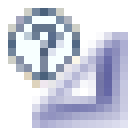
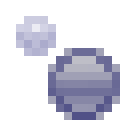
Layer changes from the first w=128, h=128 image to the second:
added layer "has context copy" (72%) above "context dark copy" over [16, 16, 56, 56]
added layer "context dark copy" above "task inactive" over [48, 48, 120, 120]
hid "mylar view" over [32, 32, 128, 128]
hid "help" over [8, 8, 80, 88]
